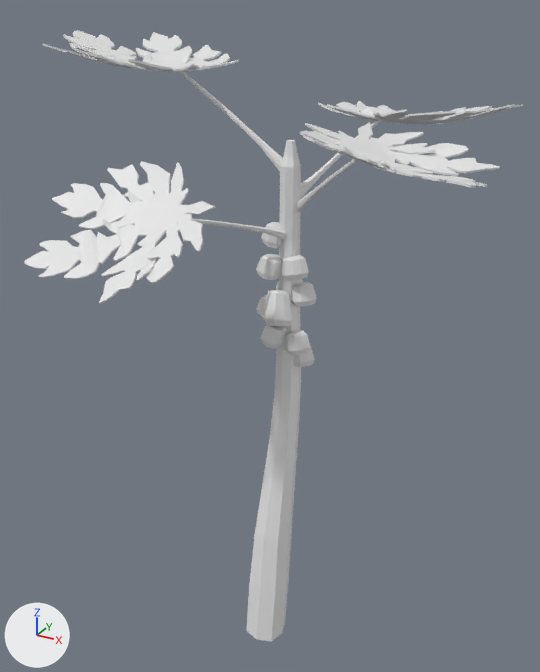
A saved change to the Blender file papaya_tree.blend.
Camera for both pictures: a camera (50 mm lens) standing at (1.43, -2.78, 2.92) and looking at (-0.21, 0.19, 1.43). The lights are fixed; the arrows at lower left show +X, +Y and +Z.

The older version as bpy lines, for what is in view:
```python
me_plane = bpy.data.meshes.new('Plane')
me_plane.from_pydata(...)  # 2485 vertices, 2421 faces; spans x -1.26..0.91, y -0.85..1.25, z 0.0..2.82
ob_plane = bpy.data.objects.new('Plane', me_plane)
ob_plane.location = (0.0, 0.0, 0.0)
```
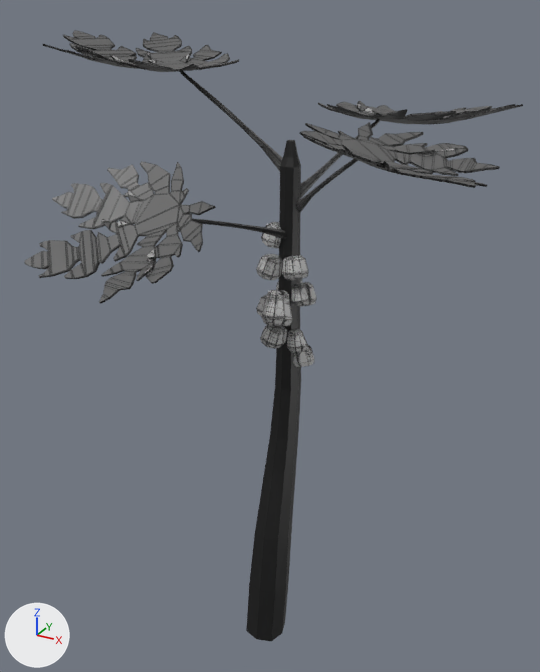
Location of each change, [x1, y1, x2, y2] in pixels of the pictures (540 x 672 px; the box of a moved part takes in the faces that stretch with it):
part 1 of me_plane, moved or reshaped: before [285, 330, 311, 355]; after [287, 329, 308, 353]
part 2 of me_plane, recoloured (white to grey): [25, 30, 523, 641] in both

The change, as a list of edits to the scene's bpy script:
```text
Add img_papaya_tree_psd:
    img_papaya_tree_psd = load_image('papaya_tree.psd', 'papaya_tree.png', 1024, 1024, 'sRGB')
Add mat_material_001:
    mat_material_001 = principled_material('Material.001')
    mat_material_001.texture = img_papaya_tree_psd
Change me_plane:
    used by ob_plane; location = (0.0, 0.0, 0.0)
    remove me_plane.from_pydata(...)  # 2485 vertices, 2421 faces; spans x -1.26..0.91, y -0.85..1.25, z 0.0..2.82
    add me_plane.from_pydata(...)  # 2484 vertices, 2417 faces; spans x -1.26..0.91, y -0.85..1.25, z 0.0..2.82
    me_plane part 1: the loose piece of 34 vertices spanning x 0.02..0.14, y -0.13..-0.03, z 1.51..1.62 is multiplied about its middle by the matrix ((0.767, -0.008, -0.076), (-0.001, 0.75, 0.003), (-0.064, 0.032, 1.04)), then moved by (-0.01, 0.02, 0.0), in mat_material_001 (picture img_papaya_tree_psd)
    me_plane part 2: 2385 faces spanning x -1.26..0.91, y -0.85..1.25, z 0.0..2.82 switch from no material to mat_material_001 (picture img_papaya_tree_psd)
```
